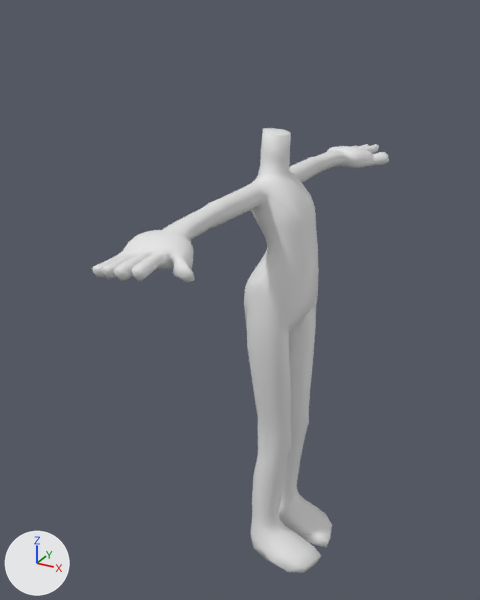
Renders of the Blender file unrea.blend from each side of a commit.
Before and after are seen from a 50 mm lens placed at (0.731, -1.548, 1.821), pointed at (-0.102, -0.032, 1.064). The lights are fixed; the arrows at lower left show +X, +Y and +Z. Materials are left out; every surface is plain grey.

The scene before the commit, as lines of its bpy script (objects in view):
```python
me_unrea_body_001 = bpy.data.meshes.new('unrea_body.001')
me_unrea_body_001.from_pydata(...)  # 921 vertices, 898 faces; spans x -0.086..0.185, y -0.677..0.076, z 0.232..1.54
me_unrea_body_001.polygons.foreach_set('use_smooth', [True] * 898)
me_unrea_body_001.materials.append(mat_material_001)
me_unrea_head = bpy.data.meshes.new('unrea_head')
me_unrea_head.from_pydata(...)  # 61 vertices, 63 faces; spans x -0.13..0.167, y 0.0..0.166, z 1.215..1.544
me_unrea_head.polygons.foreach_set('use_smooth', [True] * 63)
# faces by material slot: [30, 7, 24, 2]
me_unrea_head.materials.append(mat_base)
me_unrea_head.materials.append(mat_flatface)
me_unrea_head.materials.append(mat_normalface)
me_unrea_head.materials.append(mat_mouth)
ob_unrea_body = bpy.data.objects.new('unrea_body', me_unrea_body_001)
ob_unrea_body.location = (0.0, 0.0, 0.0)
_m = ob_unrea_body.modifiers.new('Mirror', 'MIRROR')
_m.use_axis = (False, True, False)
ob_unrea_head = bpy.data.objects.new('unrea_head', me_unrea_head)
ob_unrea_head.location = (-0.049, 0.0, 0.0)
_m = ob_unrea_head.modifiers.new('Mirror', 'MIRROR')
_m.use_axis = (False, True, False)
_m = ob_unrea_head.modifiers.new('Subsurf', 'SUBSURF')
_m.render_levels = 1
ob_unrea_head.hide_set(True)  # its collection is switched off
```
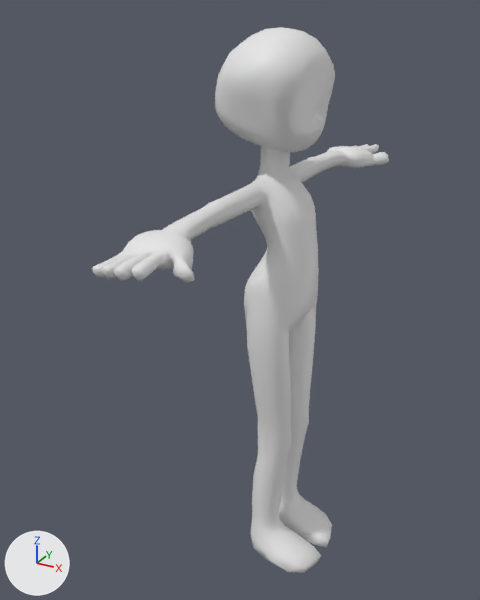
Changed parts and their boxes [x1, y1, x2, y2] in the pictures (480 x 600 px):
```json
{"object": "unrea_head", "change": "shown", "after": [215, 27, 335, 152]}
{"part": 1, "of": "me_unrea_body_001", "change": "added", "after": [279, 144, 389, 547]}
```

Edits to the scene script, one JSON object a line:
```json
{"block": "me_unrea_body_001", "where": "# used by ob_unrea_body; location = (0.0, 0.0, 0.0)"}
{"op": "remove", "block": "me_unrea_body_001", "code": "me_unrea_body_001.from_pydata(...)  # 921 vertices, 898 faces; spans x -0.086..0.185, y -0.677..0.076, z 0.232..1.54"}
{"op": "add", "block": "me_unrea_body_001", "code": "me_unrea_body_001.from_pydata(...)  # 1798 vertices, 1796 faces; spans x -0.086..0.185, y -0.677..0.677, z 0.232..1.54"}
{"block": "me_unrea_body_001", "change": "me_unrea_body_001 part 1: 877 vertices added at x -0.086..0.185, y -0.076..0.677, z 0.232..1.538"}
{"op": "remove", "block": "ob_unrea_body", "code": "_m = ob_unrea_body.modifiers.new('Mirror', 'MIRROR')"}
{"op": "remove", "block": "ob_unrea_body", "code": "_m.use_axis = (False, True, False)"}
{"op": "set", "path": "ob_unrea_head.location", "old": "(-0.049, 0.0, 0.0)", "new": "(-0.049, 0.0, 0.263)"}
{"op": "remove", "block": "ob_unrea_head", "code": "ob_unrea_head.hide_set(True)  # its collection is switched off"}
```
